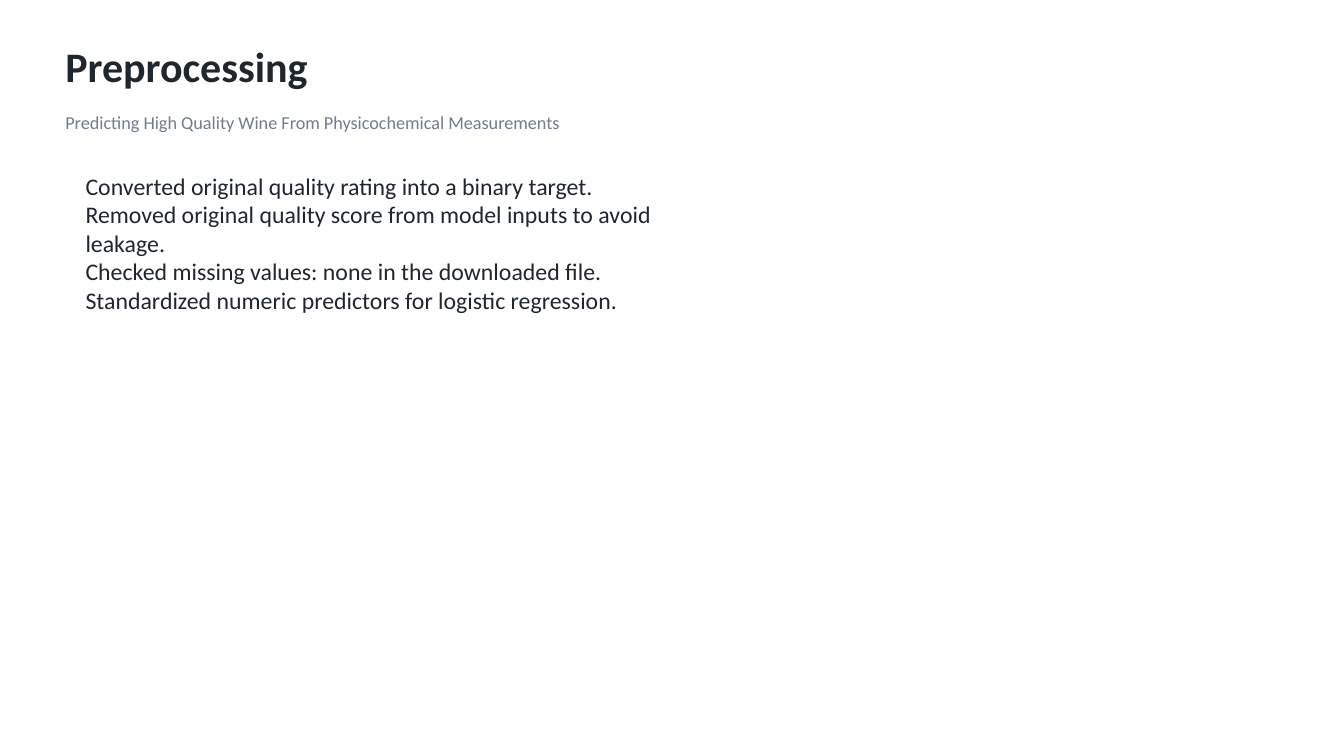
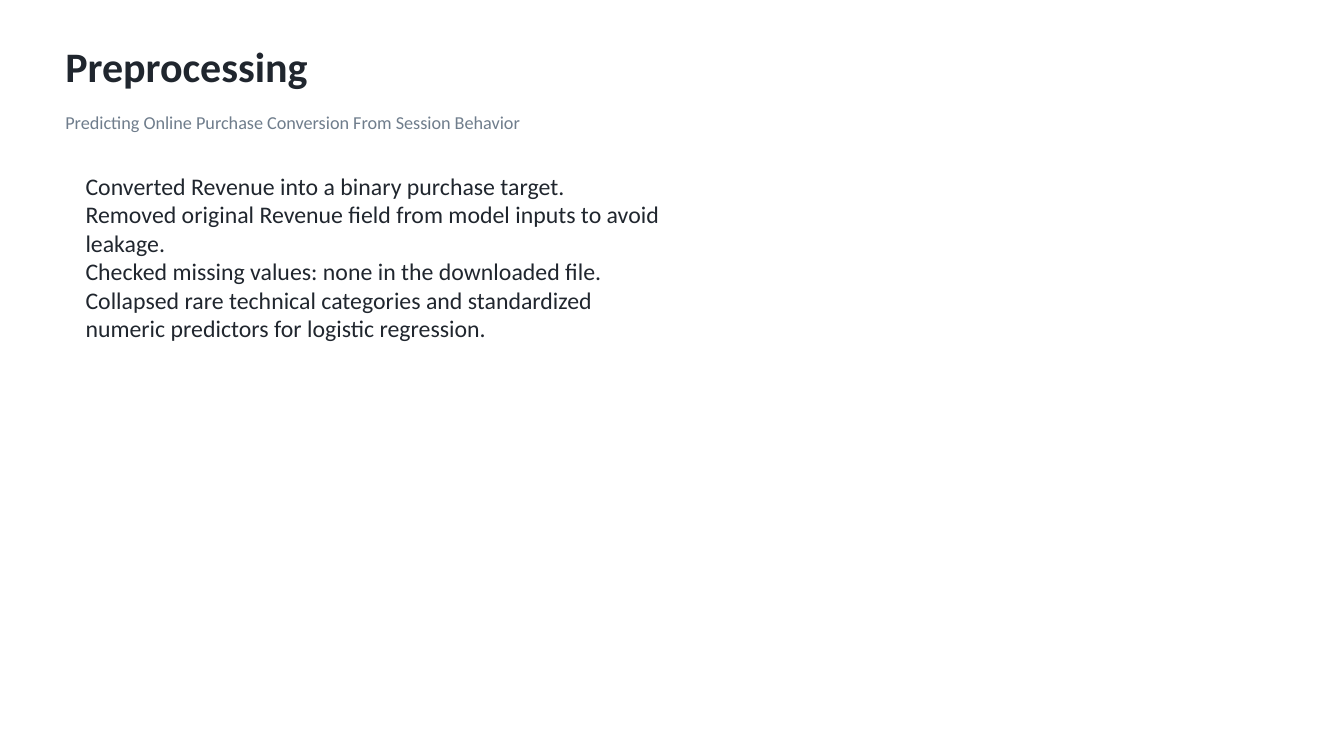
Before and after one commit to nikitarogers333/ads-predictive-modeling-final, a slide deck: slide 6 of Video_Presentation_Slides-Team1.pptx. Drawn at 1344x756 pixels with LibreOffice and Linux fonts; fonts in the diff are those of the drawing. Boxes give left, top, right and bottom in pixels: in the first picture for what was removed or moved away, otherwise in the second. Text is boxed around its words. In the diff, an @@ line names an element or a change of style, - is before the commit and + after.

Commit message:
Replace wine dataset with online shoppers conversion project

```diff
--- a/Video_Presentation_Slides-Team1.pptx
+++ b/Video_Presentation_Slides-Team1.pptx
@@ text at box(65, 116, 520, 132): text changed @@
-Predicting High Quality Wine From Physicochemical Measurements
+Predicting Online Purchase Conversion From Session Behavior
@@ text at box(86, 178, 659, 256): text changed @@
-Converted original quality rating into a binary target.
-Removed original quality score from model inputs to avoid leakage.
+Converted Revenue into a binary purchase target.
+Removed original Revenue field from model inputs to avoid leakage.
@@ text at box(86, 292, 592, 341): text changed @@
-Standardized numeric predictors for logistic regression.
+Collapsed rare technical categories and standardized numeric predictors for logistic regression.
```
Also in this commit, not shown: 13 other slides changed, 38 other files.
